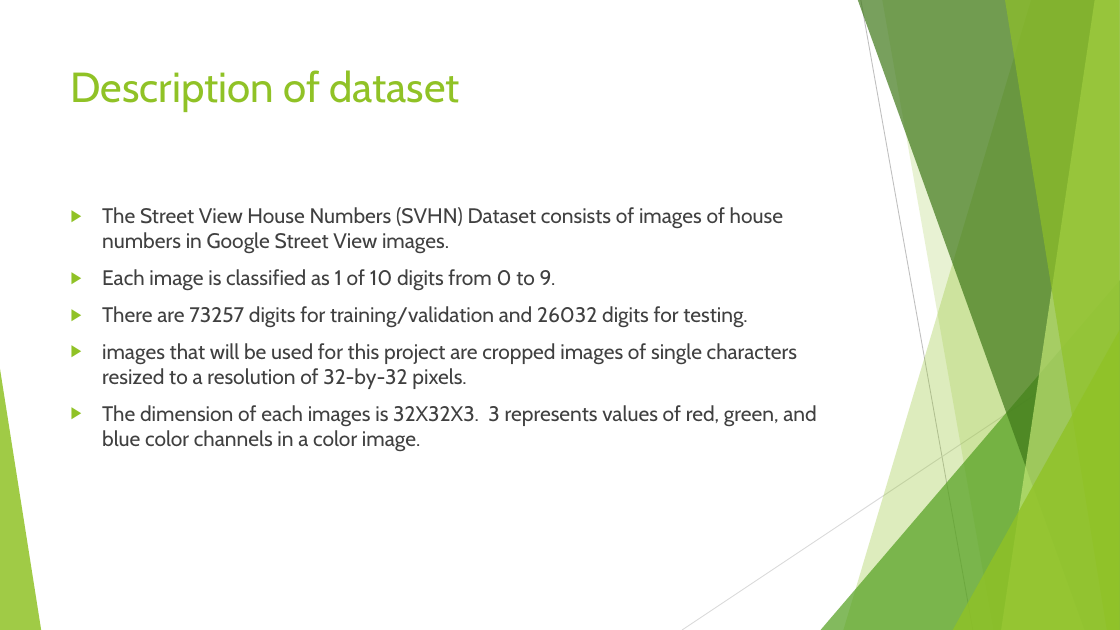
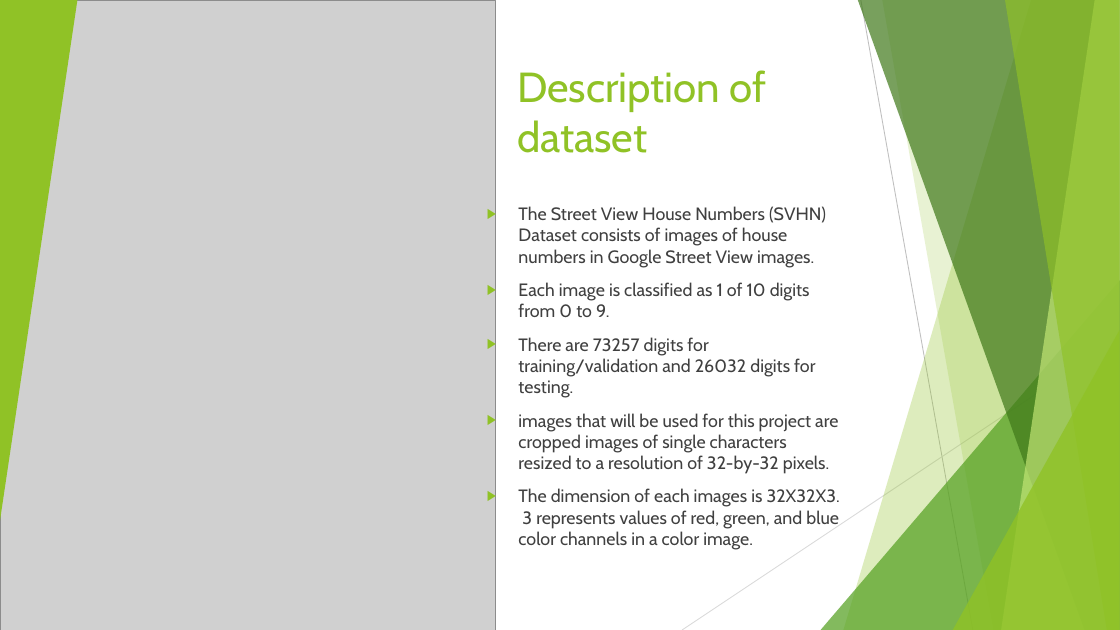
Before and after one commit to josephhaaga/Final-Project-Group6, a slide deck: slide 2 of Final-Group-Presentation/final group presentation.pptx. Drawn at 1120x630 pixels with LibreOffice and Linux fonts; fonts in the diff are those of the drawing; grey boxes stand for pictures. Boxes give left, top, right and bottom in pixels: in the first picture for what was removed or moved away, otherwise in the second. Text is boxed around its words. In the diff, an @@ line names an element or a change of style, - is before the commit and + after.

```diff
--- a/Final-Group-Presentation/final group presentation.pptx
+++ b/Final-Group-Presentation/final group presentation.pptx
@@ picture added at [0,0,496,630] @@
@@ triangle added at [0,0,77,521], fill #90C226 @@
@@ title "Description of dataset" rewrapped from [71,70,460,112] to [517,70,767,153] @@
@@ text "The Street View House Numbers ...": place and size @@
-text "The Street View House Numbers ..." at [102,207,816,451]
+text "The Street View House Numbers ..." at [518,206,840,550]
@@ text "The Street View House Numbers ..." at [518,206,840,550]: size 18 to 15.3 pt @@
```
Also in this commit, not shown: 3 slides added, 2 other files.
